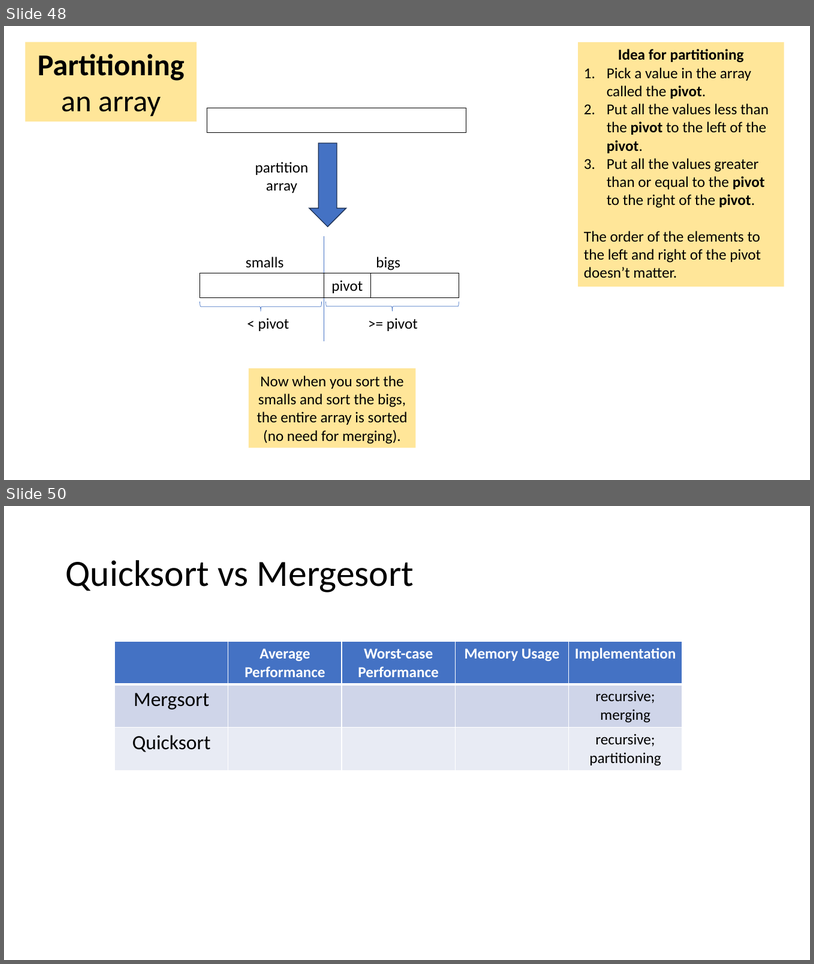
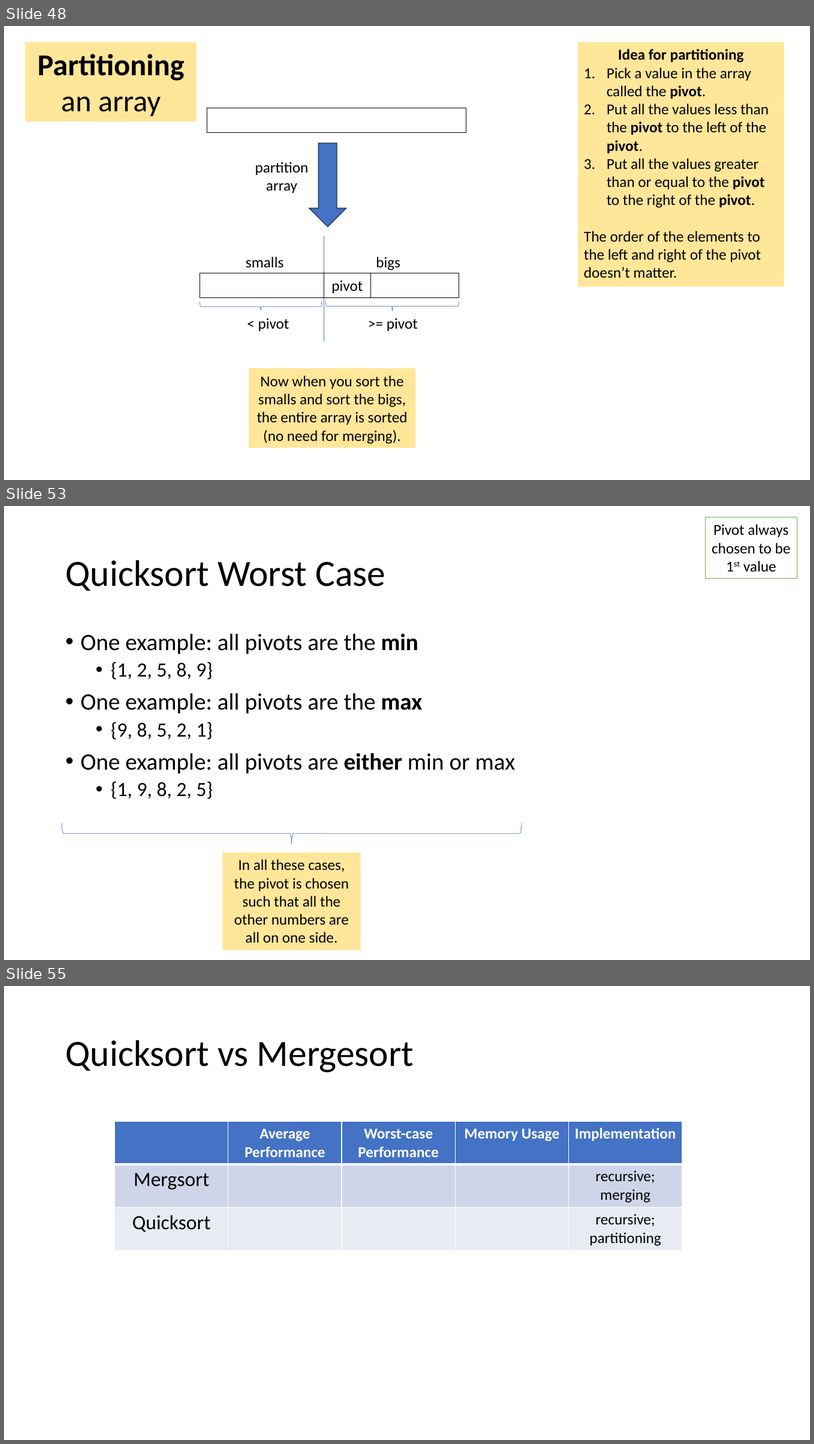
Before and after one commit to tjd1234/cmpt225summer2023, a slide deck: lecture_notes/week9/week9_sorting.pptx. Shown one above the other, each under a label of ours: slides 48 and 50 before the commit, slides 48, 53 and 55 after it; the slides between them are not shown. The pictures are 814x964 and 814x1444 pixels, drawn with LibreOffice and Linux fonts; fonts in the diff are those of the drawing. Boxes give left, top, right and bottom in pixels: in the first picture for what was removed or moved away, otherwise in the second. Text is boxed around its words. In the diff, an @@ line names an element or a change of style, - is before the commit and + after.

```diff
--- a/lecture_notes/week9/week9_sorting.pptx
+++ b/lecture_notes/week9/week9_sorting.pptx
@@ slide 53 added at [4, 506, 810, 960], background #FFFFFF @@
@@ rectangle added at [706, 517, 798, 578], fill #FFFFFF, outline #70AD47 1 pt, 18 pt, text #000000 @@
+Pivot always chosen to be 1st value
@@ title added at [65, 560, 386, 591], 44 pt, text #000000 @@
+Quicksort Worst Case
@@ text added at [81, 633, 516, 799], 28 pt, text #000000 @@
+• One example: all pivots are the min
+  • {1, 2, 5, 8, 9}
+• One example: all pivots are the max
+  • {9, 8, 5, 2, 1}
+• One example: all pivots are either min or max
+  • {1, 9, 8, 2, 5}
@@ right brace added at [62, 823, 522, 844], outline #4472C4 0.5 pt @@
@@ rectangle added at [222, 852, 361, 950], fill #FFE699, 18 pt, text #000000 @@
+In all these cases, the pivot is chosen such that all the other numbers are all on one side.
@@ what was slide 50 is now slide 55 @@
```
Also in this commit, not shown: 2 slides changed, 4 other slides added.
